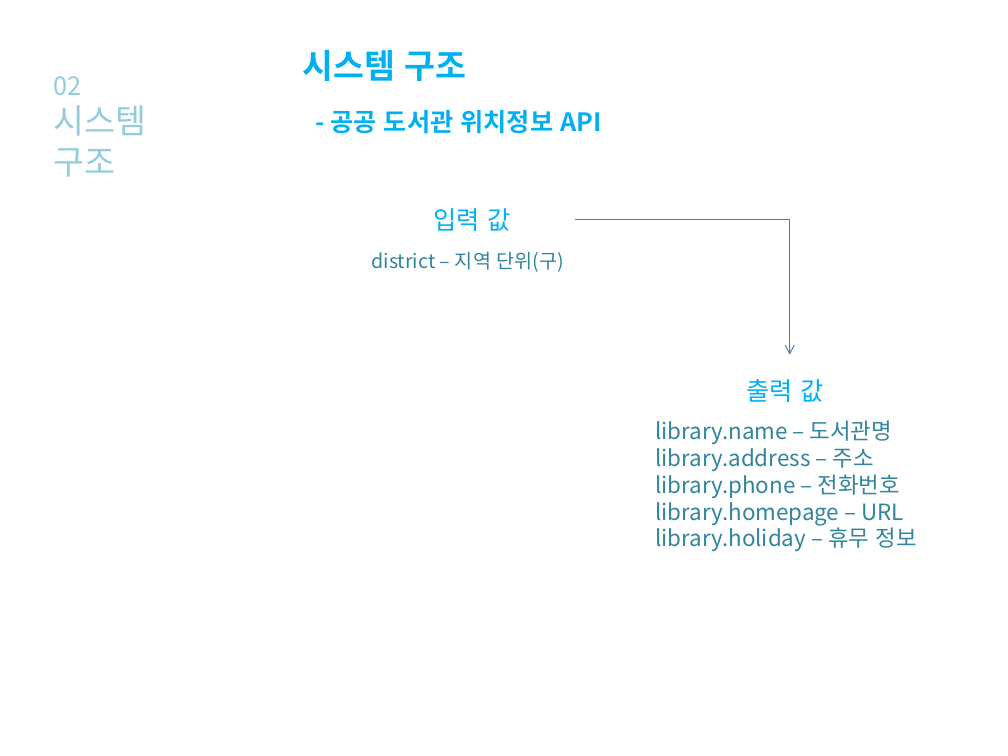
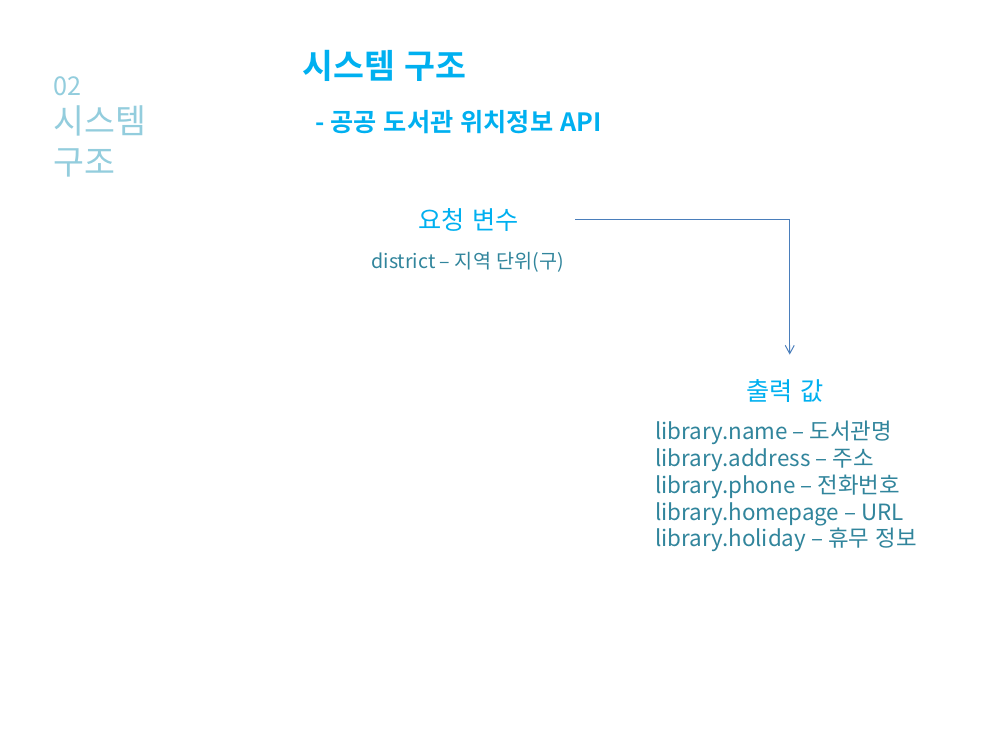
Before and after one commit to KimMinYoeng/WebServiceComputing_TermProject, a slide deck: slide 9 of 웹서비스 발표 자료.pptx. Drawn at 1008x756 pixels with LibreOffice and Linux fonts; fonts in the diff are those of the drawing; background and template pictures are left out. Boxes give left, top, right and bottom in pixels: in the first picture for what was removed or moved away, otherwise in the second. Text is boxed around its words. In the diff, an @@ line names an element or a change of style, - is before the commit and + after.

```diff
--- a/웹서비스 발표 자료.pptx
+++ b/웹서비스 발표 자료.pptx
@@ text added at (419, 208, 518, 231), 18 pt, text #00B0F0 @@
+요청 변수
@@ text removed at (434, 208, 510, 231) @@
-입력 값
```
Also in this commit, not shown: 3 other slides changed, 4 slides added.
